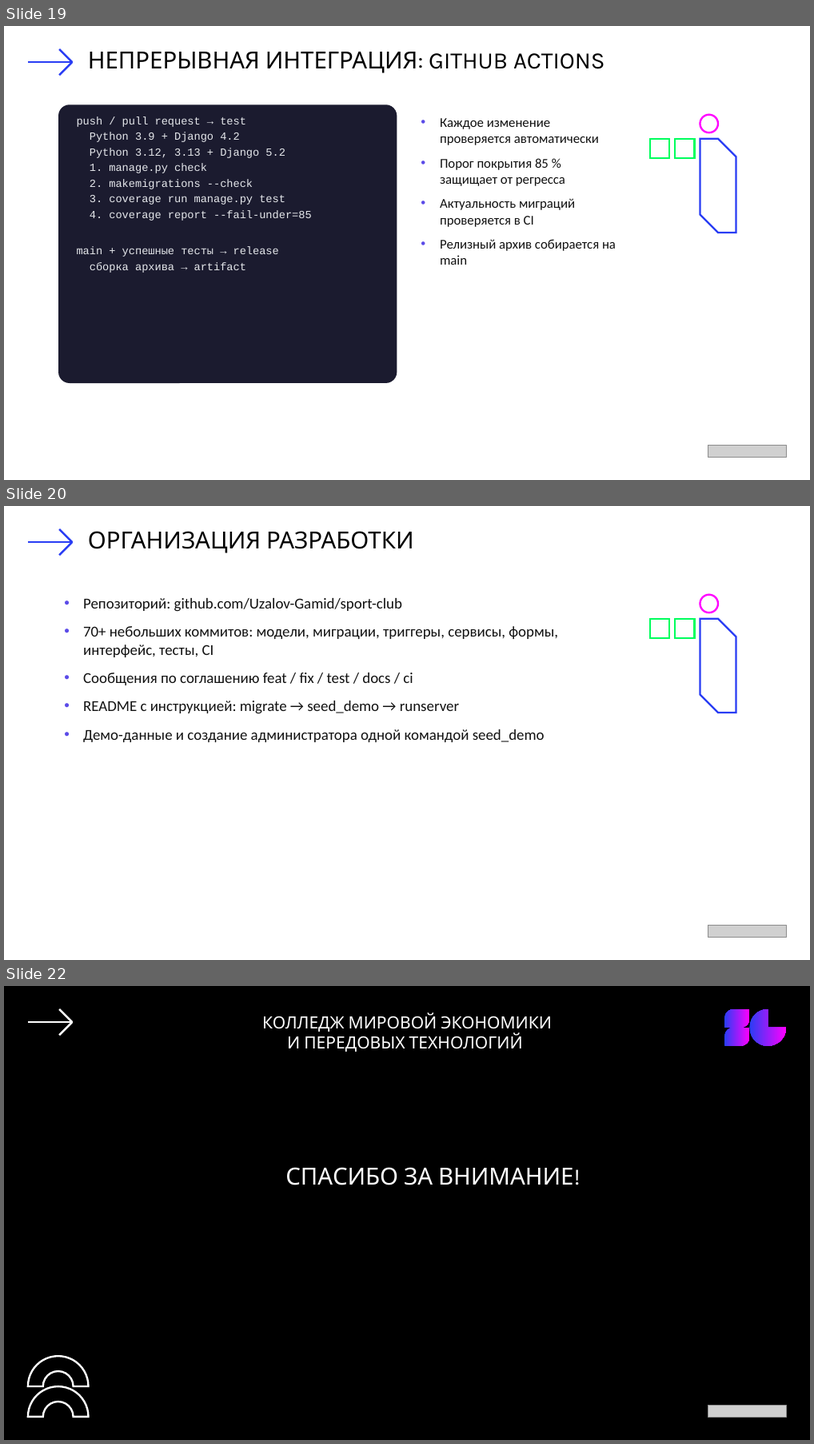
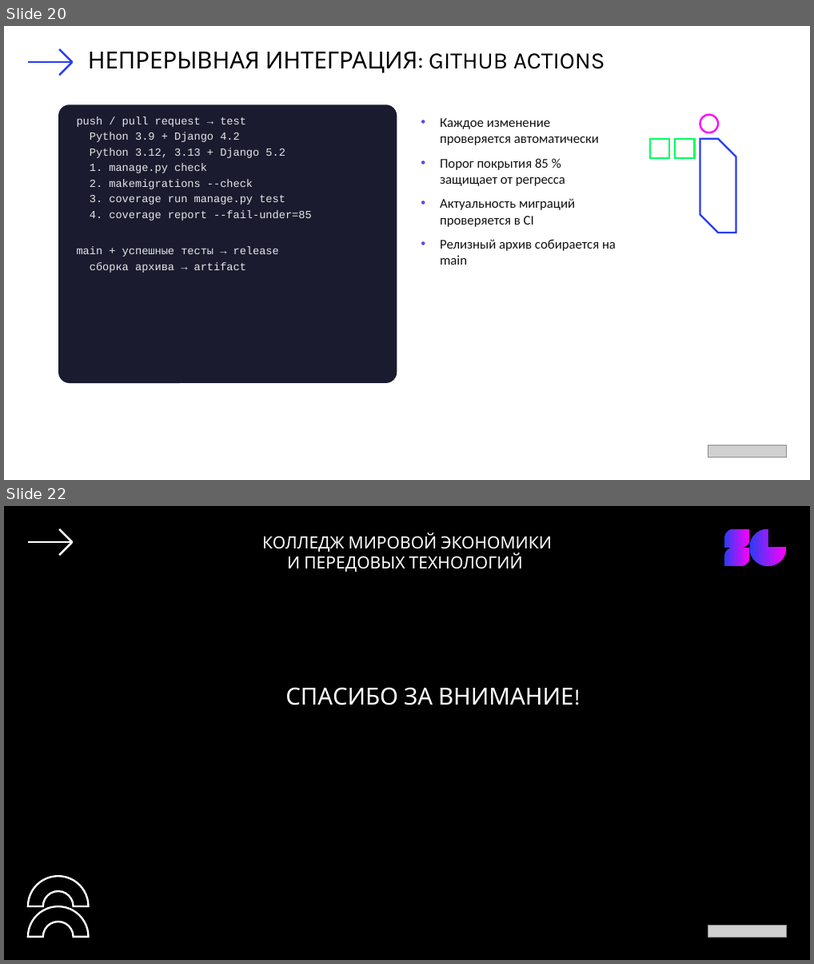
Before and after one commit to Uzalov-Gamid/sport-club, a slide deck: docs/Презентация_Спортивный_клуб.pptx. Shown one above the other, each under a label of ours: slides 19, 20 and 22 before the commit, slides 20 and 22 after it; the slides between them are not shown. The pictures are 814x1444 and 814x964 pixels, drawn with LibreOffice and Linux fonts; fonts in the diff are those of the drawing; grey boxes stand for pictures. Boxes give left, top, right and bottom in pixels: in the first picture for what was removed or moved away, otherwise in the second. Text is boxed around its words. In the diff, an @@ line names an element or a change of style, - is before the commit and + after.

Commit message:
docs: техническое задание, руководство пользователя, обновлённые отчёт и презентация

```diff
--- a/docs/Презентация_Спортивный_клуб.pptx
+++ b/docs/Презентация_Спортивный_клуб.pptx
@@ slide 20 removed at box(4, 506, 810, 960), background #FFFFFF @@
@@ line removed from (72, 542) to (59, 529) @@
@@ line removed from (28, 542) to (72, 542) @@
@@ line removed from (72, 542) to (59, 555) @@
@@ text removed at box(88, 531, 414, 553) @@
-ОРГАНИЗАЦИЯ РАЗРАБОТКИ
@@ text removed at box(83, 598, 558, 742) @@
-• Репозиторий: github.com/Uzalov-Gamid/sport-club
-• 70+ небольших коммитов: модели, миграции, триггеры, сервисы, формы, интерфейс, тесты, CI
-• Сообщения по соглашению feat / fix / test / docs / ci
-• README с инструкцией: migrate → seed_demo → runserver
-• Демо-данные и создание администратора одной командой seed_demo
@@ group removed at box(650, 594, 737, 712): 2 rectangles, 1 snip diag rect, 1 ellipse @@
@@ picture removed at box(709, 924, 787, 936) @@
@@ what was slide 19 is now slide 20 @@
```
Also in this commit, not shown: 9 slides changed, 1 slide added, 3 other files.
